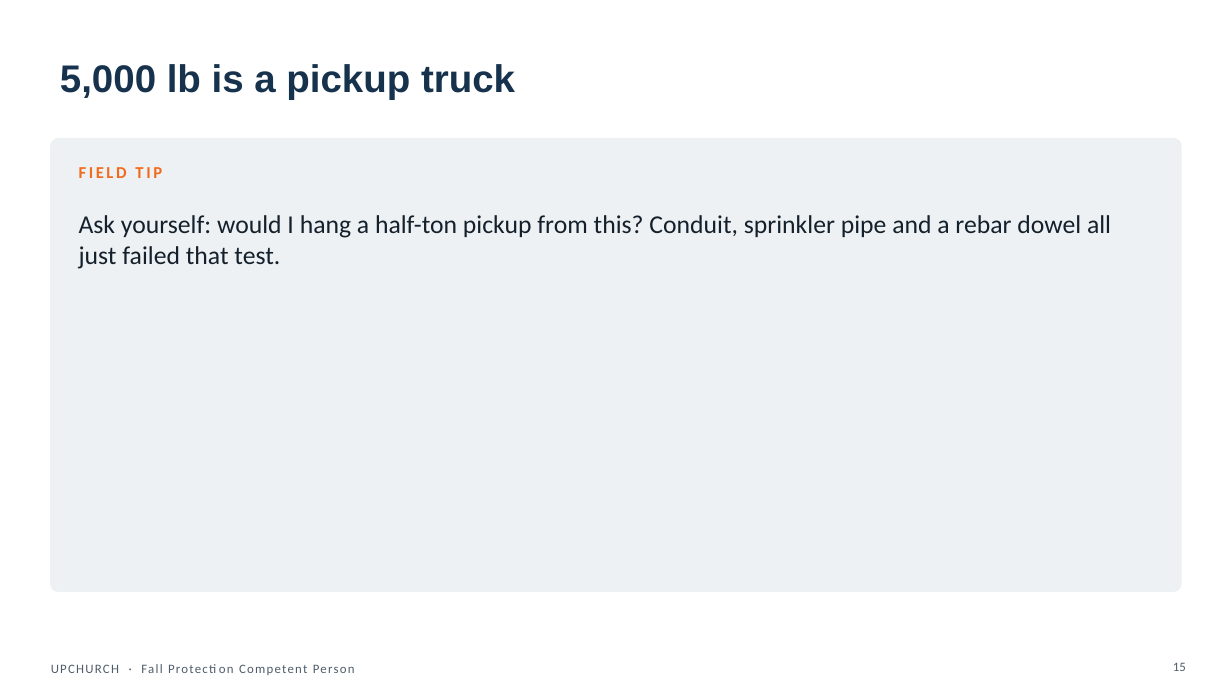
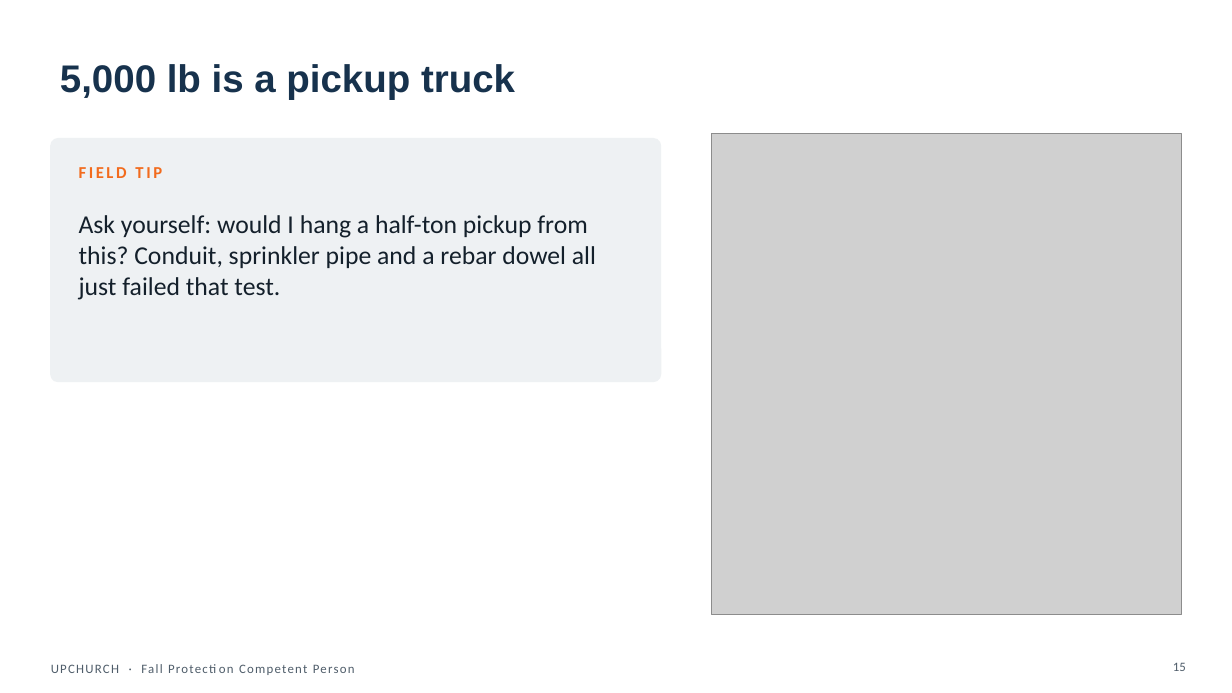
Before and after one commit to jeancastillo1983-max/index, a slide deck: slide 15 of deliverables/powerpoint/FPCP_M5_anchors-connectors-and-clearance.pptx. Drawn at 1232x693 pixels with LibreOffice and Linux fonts; fonts in the diff are those of the drawing; grey boxes stand for pictures. Boxes give left, top, right and bottom in pixels: in the first picture for what was removed or moved away, otherwise in the second. Text is boxed around its words. In the diff, an @@ line names an element or a change of style, - is before the commit and + after.

```diff
--- a/deliverables/powerpoint/FPCP_M5_anchors-connectors-and-clearance.pptx
+++ b/deliverables/powerpoint/FPCP_M5_anchors-connectors-and-clearance.pptx
@@ rounded rectangle: place and size @@
-rounded rectangle at box(51, 139, 1181, 592)
+rounded rectangle at box(51, 139, 661, 382)
@@ rounded rectangle at box(51, 139, 661, 382): proportions changed @@
@@ picture added at box(712, 134, 1181, 615) @@
@@ text "Ask yourself: would I hang ..." rewrapped from box(79, 215, 1111, 269) to box(79, 215, 596, 300) @@
```
Also in this commit, not shown: 14 other slides changed, 2 slides added, 45 other files.
